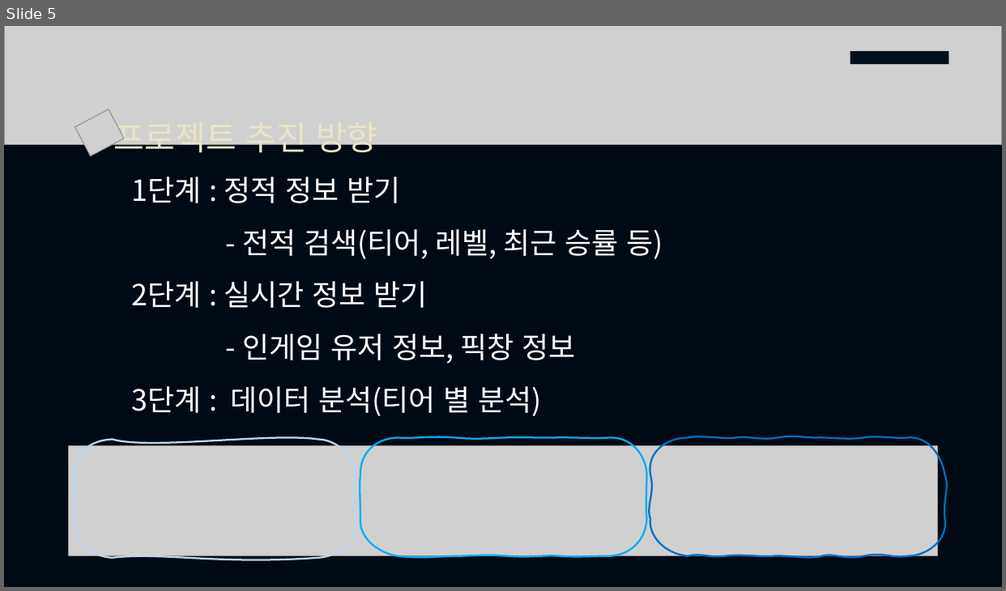
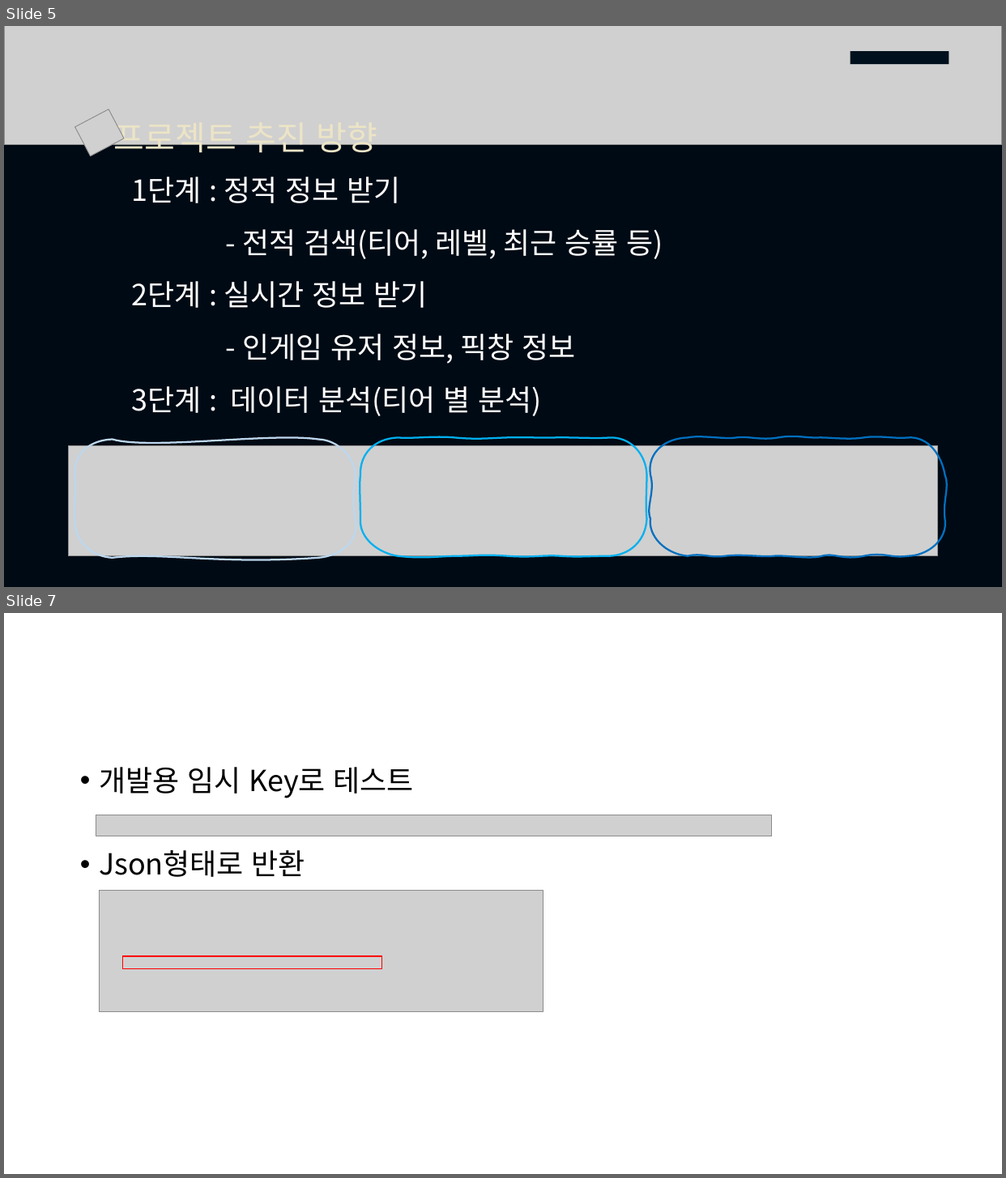
Before and after one commit to jinho-github/LOL-API-Statistics, a slide deck: lol.pptx. Shown one above the other, each under a label of ours: slide 5 before the commit, slides 5 and 7 after it; the slides between them are not shown. The pictures are 1006x591 and 1006x1178 pixels, drawn with LibreOffice and Linux fonts; fonts in the diff are those of the drawing; grey boxes stand for pictures. Boxes give left, top, right and bottom in pixels: in the first picture for what was removed or moved away, otherwise in the second. Text is boxed around its words. In the diff, an @@ line names an element or a change of style, - is before the commit and + after.

```diff
--- a/lol.pptx
+++ b/lol.pptx
@@ slide 7 added at [4, 613, 1002, 1174], background #FFFFFF @@
@@ text added at [99, 767, 414, 877], 28 pt, text #000000 @@
+• 개발용 임시 Key로 테스트
+• Json형태로 반환
@@ picture added at [96, 815, 772, 836] @@
@@ picture added at [100, 890, 543, 1012] @@
@@ rectangle added at [123, 956, 382, 969], outline #FF0000 1 pt @@
```
Also in this commit, not shown: 3 slides changed, 1 other slide added.
